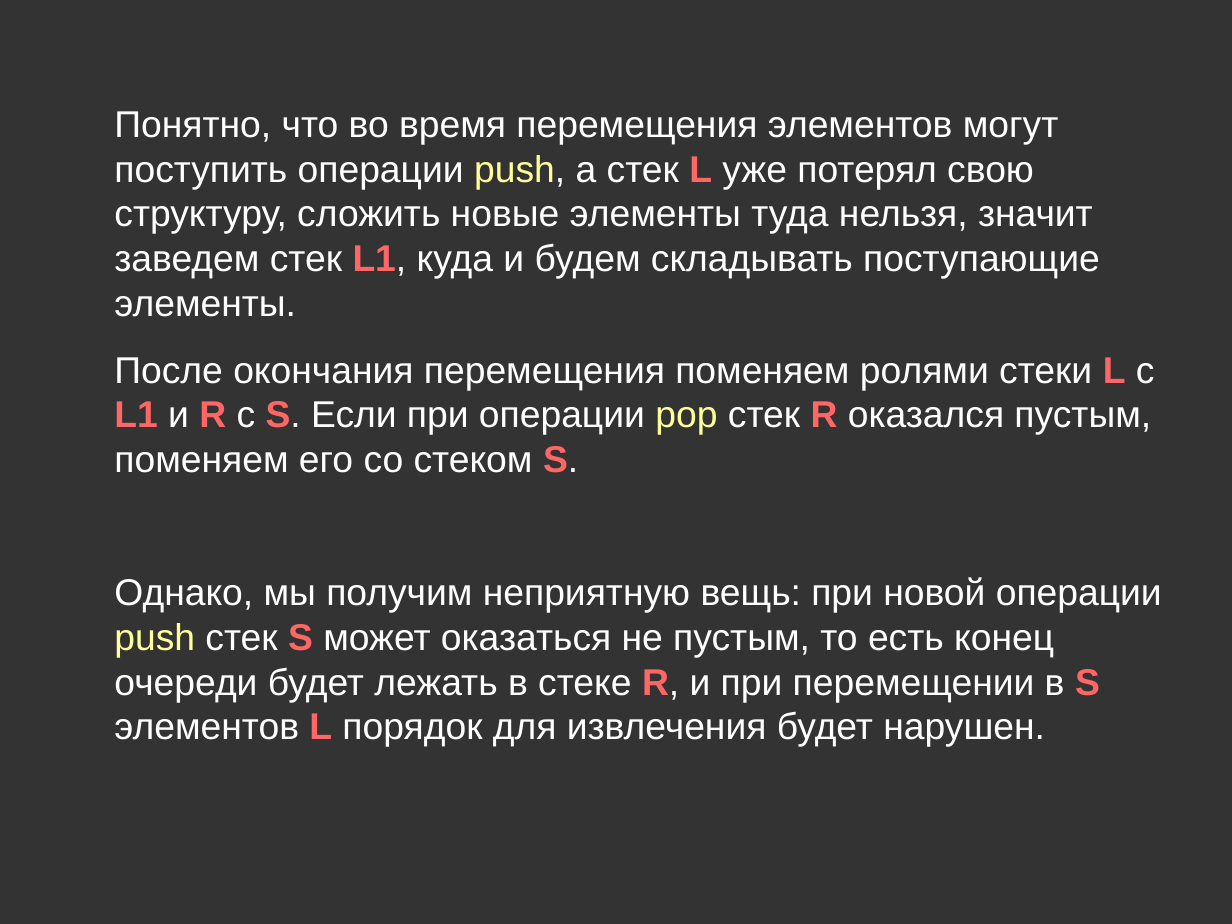
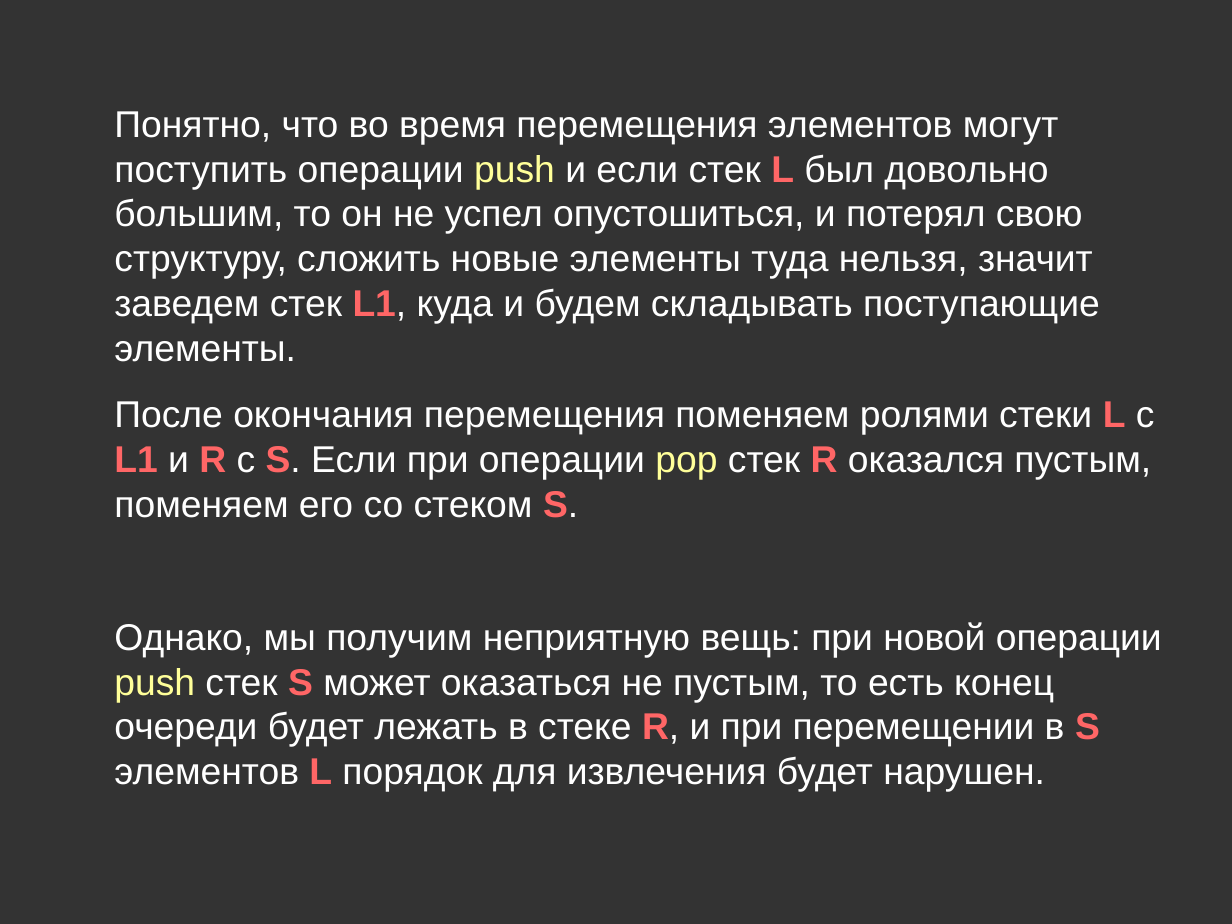
Before and after one commit to Arvolear/Visualizers, a slide deck: slide 11 of Queue_on_six_stacks/Presentation/Sueue.odp (slide 8 before the commit). Drawn at 1232x924 pixels with LibreOffice and Linux fonts; fonts in the diff are those of the drawing. Boxes give left, top, right and bottom in pixels: in the first picture for what was removed or moved away, otherwise in the second. Text is boxed around its words. In the diff, an @@ line names an element or a change of style, - is before the commit and + after.

```diff
--- a/Queue_on_six_stacks/Presentation/Sueue.odp
+++ b/Queue_on_six_stacks/Presentation/Sueue.odp
@@ text at (x1=114, y1=111, x2=1100, y2=362): text changed @@
-Понятно, что во время перемещения элементов могут поступить операции push, а стек L уже потерял свою структуру, сложить новые элементы туда нельзя, значит заведем стек L1, куда и будем складывать поступающие элементы.
+Понятно, что во время перемещения элементов могут поступить операции push и если стек L был довольно большим, то он не успел опустошиться, и потерял свою структуру, сложить новые элементы туда нельзя, значит заведем стек L1, куда и будем складывать поступающие элементы.
```
Also in this commit, not shown: 1 other slide changed, 3 slides added, 5 other files.
